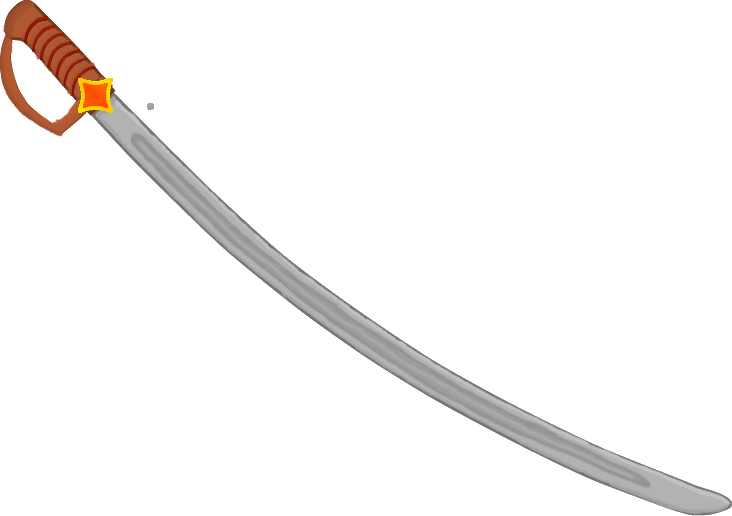
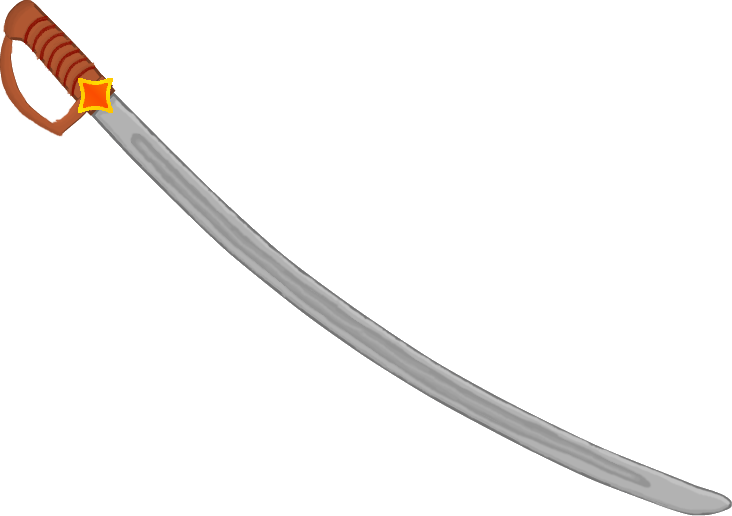
Layer changes from the first 732px x 516px image to the second:
painted on "Warstwa #5" over [147, 103, 154, 110]
